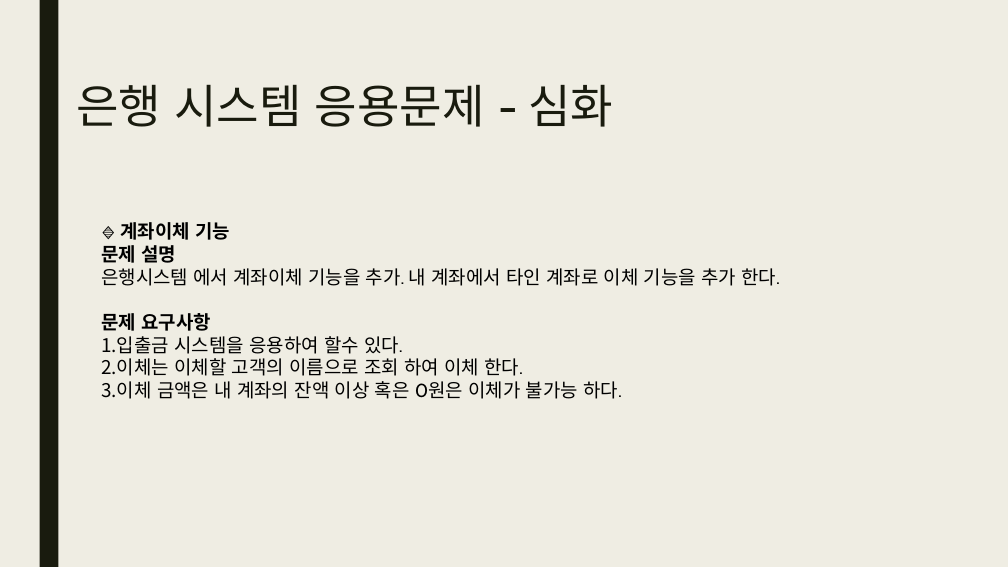
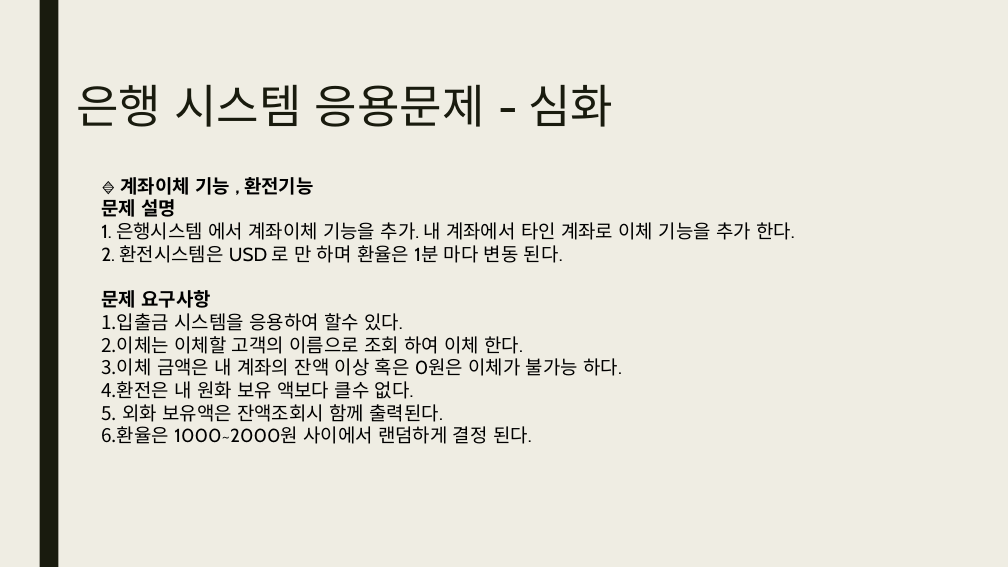
Before and after one commit to gomtings/JeoninHighSchool, a slide deck: slide 4 of 수업교제/2025/1학기/파이썬 기초07.pptx. Drawn at 1008x567 pixels with LibreOffice and Linux fonts; fonts in the diff are those of the drawing. Boxes give left, top, right and bottom in pixels: in the first picture for what was removed or moved away, otherwise in the second. Text is boxed around its words. In the diff, an @@ line names an element or a change of style, - is before the commit and + after.

Commit message:
환전 시스템 추가.
심화 문제 : 환율시스템, USD 로 환전 기능 추가.

```diff
--- a/수업교제/2025/1학기/파이썬 기초07.pptx
+++ b/수업교제/2025/1학기/파이썬 기초07.pptx
@@ text "🔹 계좌이체 기능 , 환전기능" moved from (x1=101, y1=222, x2=780, y2=399) to (x1=101, y1=177, x2=795, y2=444) @@
@@ text at (x1=121, y1=177, x2=314, y2=195): text changed @@
-🔹 계좌이체 기능
+🔹 계좌이체 기능 , 환전기능
@@ text at (x1=101, y1=222, x2=795, y2=263): text changed @@
-은행시스템 에서 계좌이체 기능을 추가. 내 계좌에서 타인 계좌로 이체 기능을 추가 한다.
+1. 은행시스템 에서 계좌이체 기능을 추가. 내 계좌에서 타인 계좌로 이체 기능을 추가 한다.
+2. 환전시스템은 USD 로 만 하며 환율은 1분 마다 변동 된다.
@@ text at (x1=101, y1=381, x2=532, y2=444): paragraphs added @@
+4. 환전은 내 원화 보유 액보다 클수 없다.
+5. 외화 보유액은 잔액조회시 함께 출력된다.
+6. 환율은 1000~2000원 사이에서 랜덤하게 결정 된다.
```
Also in this commit, not shown: 1 other file.
